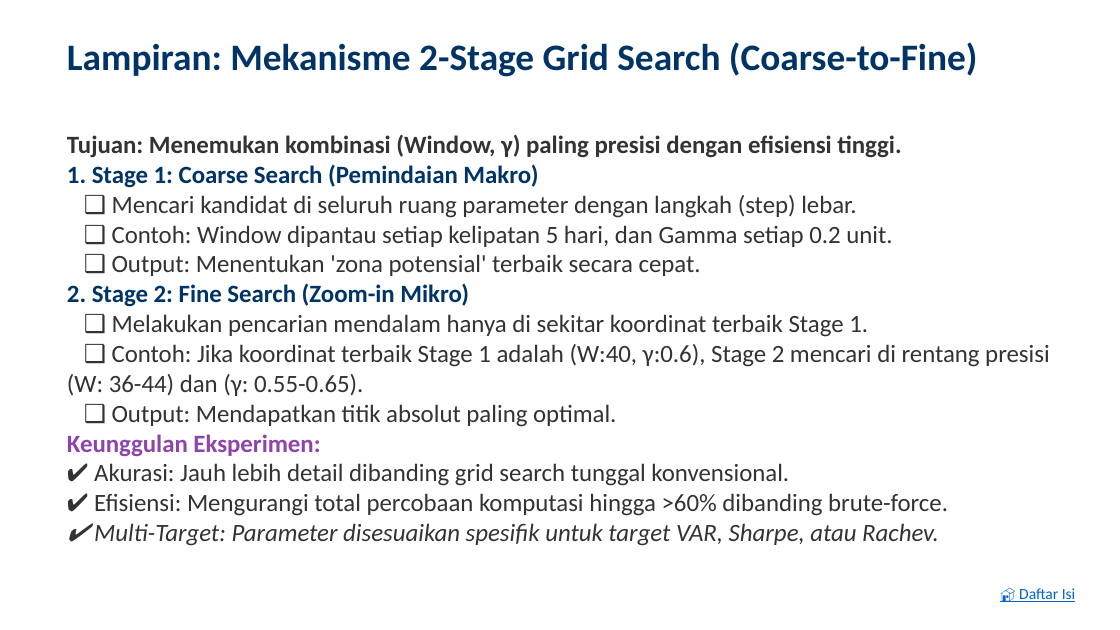
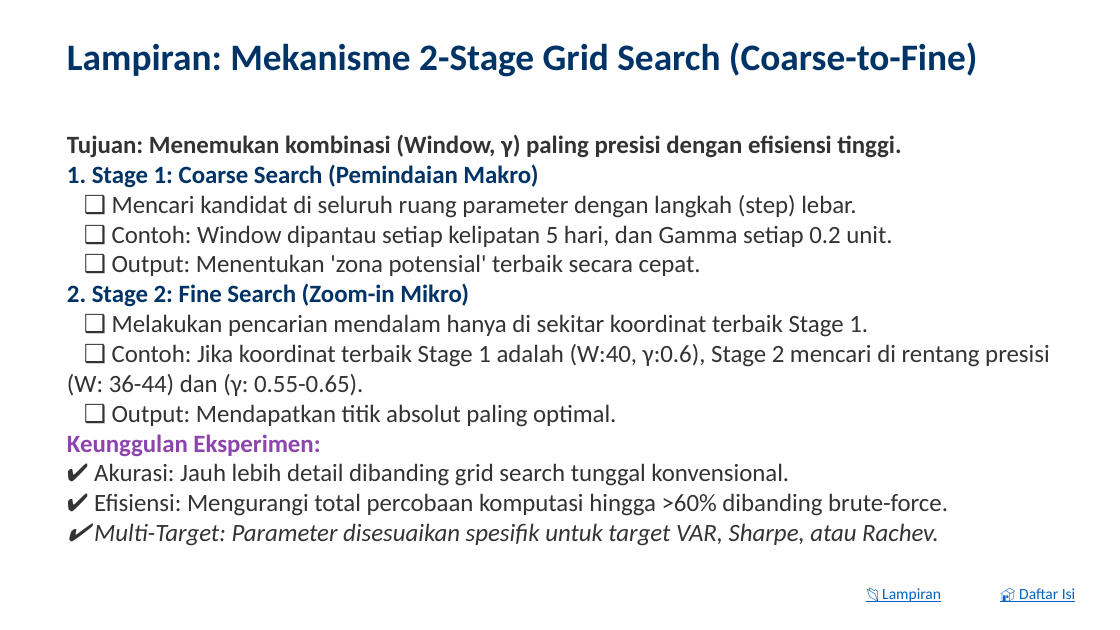
Before and after one commit to ragilrojo/RepoThesis, a slide deck: slide 49 of Presentasi_Proposal_Update.pptx. Drawn at 1120x630 pixels with LibreOffice and Linux fonts; fonts in the diff are those of the drawing. Boxes give left, top, right and bottom in pixels: in the first picture for what was removed or moved away, otherwise in the second. Text is boxed around its words. In the diff, an @@ line names an element or a change of style, - is before the commit and + after.

```diff
--- a/Presentasi_Proposal_Update.pptx
+++ b/Presentasi_Proposal_Update.pptx
@@ text added at [882,588,941,602], 10 pt, text #0563C1, underline @@
+📂 Lampiran
```
Also in this commit, not shown: 56 other slides changed, 1 other file.
